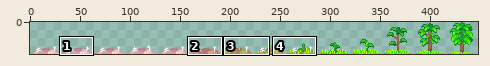
Sprite sheet, stored at gfx/corpse_human.png. The first picture is a wide view before the edit; the outline marks the close-up.
Close-up. Before:
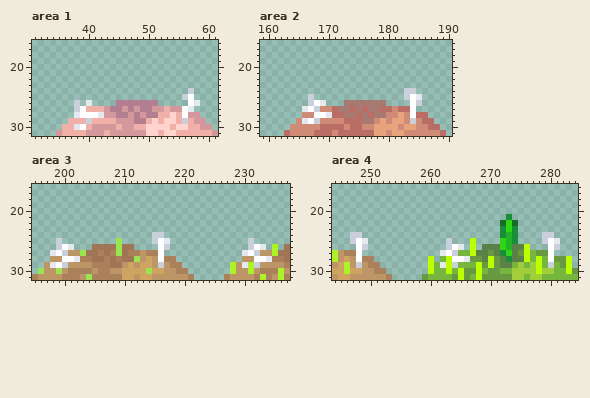
The file is 448x32 pixels. Shown: area 1: x 31..61, y 16..31; area 2: x 159..190, y 16..31; area 3: x 195..237, y 16..31; area 4: x 244..284, y 16..31. The commit also changed other parts of the picture, which this record leaves out.
The result:
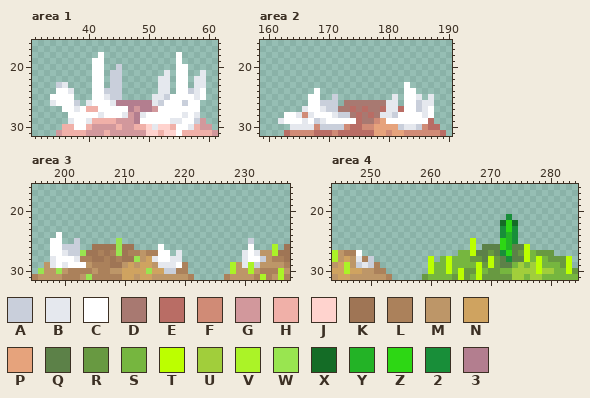
Palette (. is transparent): A #c9cfdb  B #e5e8ee  C #ffffff  D #a87971  E #b96d65  F #d08b76  G #d2989c  H #f0b0a8  J #ffd3ce  K #9f7555  L #ab815b  M #bd9668  N #cfa360  P #e6a37c  Q #5c8148  R #689941  S #76b63f  T #bcff00  U #a1ce3b  V #abf327  W #99e550  X #146c26  Y #23b326  Z #2dd714  2 #188e39  3 #b37e8f
From old to new:
--- area 1
@@ x 31..61 @@
 17 ...............................
-18 ...............................
-19 ...............................
-20 ...............................
-21 ...............................
-22 ...............................
-23 ...............................
-24 ..........................A....
-25 .........................AC....
-26 .......A.B....3333333.....CB...
-27 .......ACHHHG33G3G33GGHGGCB....
-28 .......BCCCBGG33G3G33HHJHCGG...
-29 ......HHHAHHHHGGG33HJHJJHAHGG..
-30 .....HHBCHGGGGHGGHHJJJJHJJHHGG.
-31 ....GHHHHGGGHGGGGGGJJHJJHHHHHHG
+18 ...........C............C......
+19 ..........CC............C......
+20 ..........CC..A.........CC.....
+21 ..........CC.AA.......B.CC..B..
+22 ..........CC.AA......BB.CC.BB..
+23 ....AB....CC.AA......BB.CC.BB..
+24 ....CCB...CCAAA......BB.CCABC..
+25 ...CCCC...CCBAA.....BBACCCCBC..
+26 ...BCCCA.BCCCB333333BACCCACC...
+27 .....CCBCHHCCCCC3G33GCCCCCCC...
+28 ......CCCCCBCCCBG3BCCCCCCBCB...
+29 ......BCCBHHHHGGG3CCCCCBBCCAG..
+30 .....HHCCHGGGGHGGHHJBJJHCCBHGG.
+31 ....GHHHHGGGHGGGGGGJJHJJCHHHHHG
--- area 2
@@ x 159..190 @@
 22 ................................
-23 ................................
-24 ........................AA......
-25 ........A...............ACB.....
-26 ........ACB...DDDDDDD....CA.....
-27 .......BCAFFEDDEDEDDEEFEEC......
-28 .......FFCCBEEDDEDEDDFFPFCEE....
-29 ......FBCAFFFFEEEDDFPFPPFAFEE...
-30 .....FFFFFEEEEFEEFFPPPPFPPFFEE..
+23 ........................C.......
+24 .........C..............CC......
+25 ........CC..A.........B.CCB.B...
+26 ........CCAAA.DDDDDDDBB.CCABB...
+27 .......BCCBAADDEDEDDEBBECCABC...
+28 ....CCBFBCCCBAADEDEDBBACCCCBC...
+29 ...BCCCBCABCCCCCEDDFPCCCCCCCE...
+30 .....BBBBFAAAAFEEFFPPPPABBAFEE..
 31 ....EFFFFEEEFEEEEEEPPFPPFFFFFFE.
--- area 3
@@ x 195..237 @@
 23 ...........................................
-24 ....................AA.....................
-25 ....A.........W.....ACB.............A......
-26 ....ACB...KKKKWKK....CA.............ACB.V.K
-27 ...BCAMMWKKLKLWKLLMLLC.............BCAMMVKK
-28 ...MMCCBLLKKLKLKKWMNMCLL...........MMCCBLLK
-29 ..MBCAMMMMLLLKKMNMNNMAMLL........VMBVAMMMML
-30 .WMMWMLLLLMLLMMNNNNWNNMMLL.......VMMVMLLLVM
+24 ....C......................................
+25 ...CC..A......W.....................A......
+26 ...CCAAA..KKKKWKK....C..............C...V.K
+27 ...CCBAAWKKLKLWKLLMLLCC.B..........BCBMMVKK
+28 ...BCCCBLLKKLKLKKWMNBCCBB..........BCCAMLLK
+29 ..MBCBCCCMLLLKKMNMNNMBBBCL.......VMBVAMMMML
+30 .WMMWMLLLLMLLMMNNNNWNNAALL.......VMMVMLLLVM
 31 LMMMMLLLMWLLLLLNNMNNMMMMMML.....LMMMMLVLMVL
--- area 4
@@ x 244..284 @@
 23 ............................2Z2..........
-24 ...AA.......................2Y2....AA....
-25 ...ACB.............A...T....ZY2....ACB...
-26 ....CA.............ACB.T.QQQZYQQT...CA...
-27 VMLLC.............BCASSTQQRQ2ZQRTSRRC....
-28 VMNMCLL.........T.STCCBRRQTRQ2QQTSTSCRRT.
-29 MNVMAMLL........TSBTASSSTRTRQQSUSUTSASRT.
+24 ............................2Y2..........
+25 .......................T....ZY2..........
+26 .......................T.QQQZYQQT........
+27 VMLLC................SSTQQRQ2ZQRTSRRR....
+28 VMNMBLA.........T.STSSSRRQTRQ2QQTSTSRRRT.
+29 MNVMABAL........TSSTSSSSTRTRQQSUSUTSSSRT.
 30 NNVNNMMLL.......TSSTSTRRTSRRSSUUUUTUUSSTR
Changed places in both close-ups, as pixel boxes (x1, y1, x2, y2):
changed: (50, 52, 206, 136)
changed: (278, 82, 434, 130)
changed: (50, 232, 86, 268)
changed: (152, 232, 188, 274)
changed: (242, 244, 272, 262)
changed: (350, 232, 374, 268)
changed: (542, 232, 560, 268)
changed: (440, 238, 470, 268)
